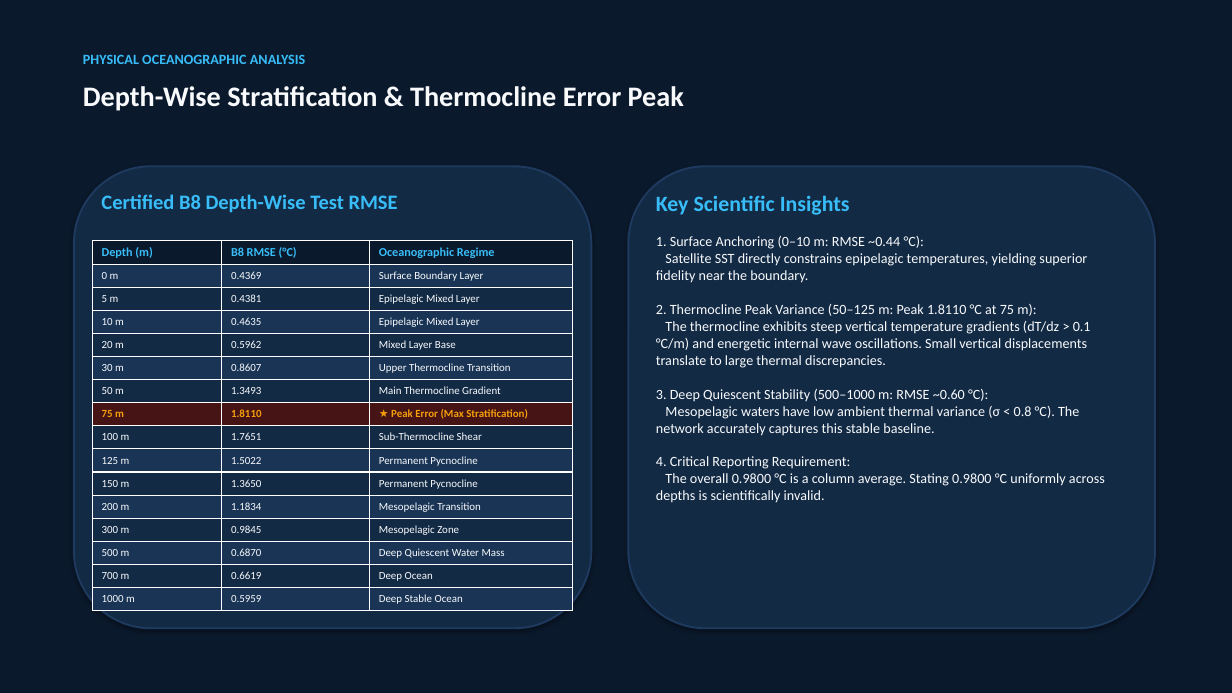
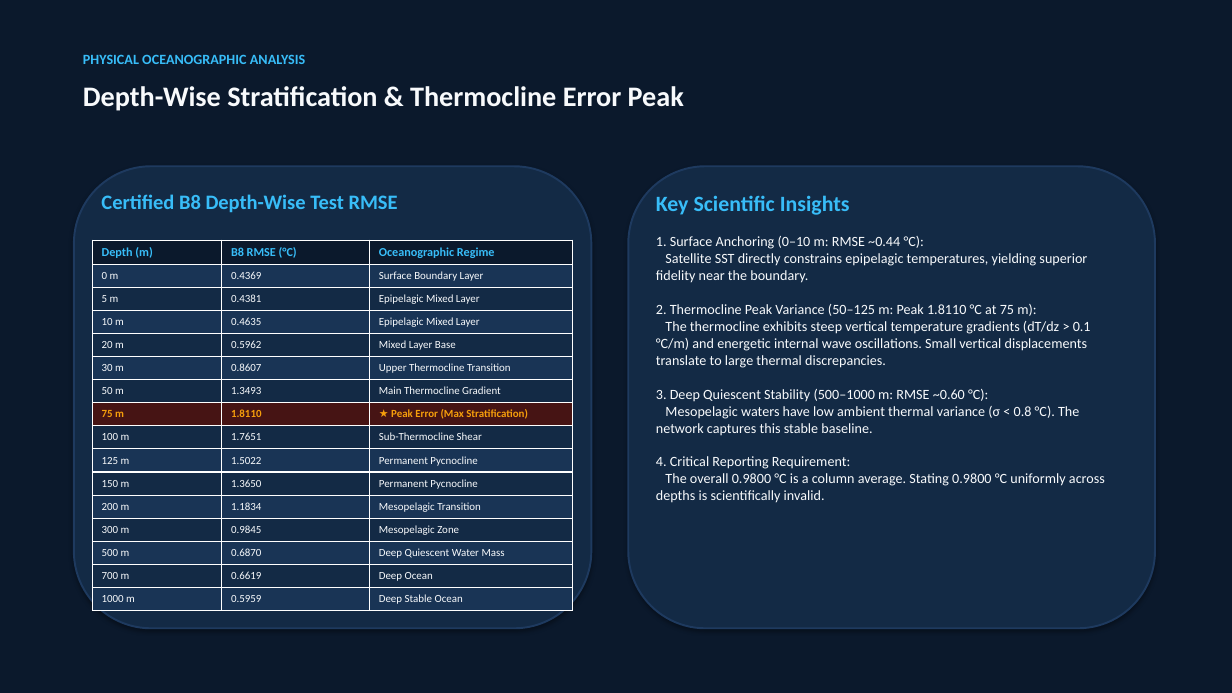
Before and after one commit to neeravjain91-jpg/-Satellite-Embedding, a slide deck: slide 8 of submission/Final_Project_Presentation.pptx. Drawn at 1232x693 pixels with LibreOffice and Linux fonts; fonts in the diff are those of the drawing. Boxes give left, top, right and bottom in pixels: in the first picture for what was removed or moved away, otherwise in the second. Text is boxed around its words. In the diff, an @@ line names an element or a change of style, - is before the commit and + after.

```diff
--- a/submission/Final_Project_Presentation.pptx
+++ b/submission/Final_Project_Presentation.pptx
@@ text at (x1=656, y1=236, x2=1105, y2=503): text changed @@
-1. Surface Anchoring (0–10 m: RMSE ~0.44 °C):
-Satellite SST directly constrains epipelagic temperatures, yielding superior fidelity near the boundary.
-2. Thermocline Peak Variance (50–125 m: Peak 1.8110 °C at 75 m):
-The thermocline exhibits steep vertical temperature gradients (dT/dz > 0.1 °C/m) and energetic internal wave oscillations. Small vertical displacements translate to large thermal discrepancies.
-3. Deep Quiescent Stability (500–1000 m: RMSE ~0.60 °C):
-Mesopelagic waters have low ambient thermal variance (σ < 0.8 °C). The network accurately captures this stable baseline.
-4. Critical Reporting Requirement:
-The overall 0.9800 °C is a column average. Stating 0.9800 °C uniformly across depths is scientifically invalid.
+1. Surface Anchoring (0–10 m: RMSE ~0.44 °C):
+Satellite SST directly constrains epipelagic temperatures, yielding superior fidelity near the boundary.
+2. Thermocline Peak Variance (50–125 m: Peak 1.8110 °C at 75 m):
+The thermocline exhibits steep vertical temperature gradients (dT/dz > 0.1 °C/m) and energetic internal wave oscillations. Small vertical displacements translate to large thermal discrepancies.
+3. Deep Quiescent Stability (500–1000 m: RMSE ~0.60 °C):
+Mesopelagic waters have low ambient thermal variance (σ < 0.8 °C). The network captures this stable baseline.
+4. Critical Reporting Requirement:
+The overall 0.9800 °C is a column average. Stating 0.9800 °C uniformly across depths is scientifically invalid.
```
Also in this commit, not shown: 9 other slides changed, 9 other files.
